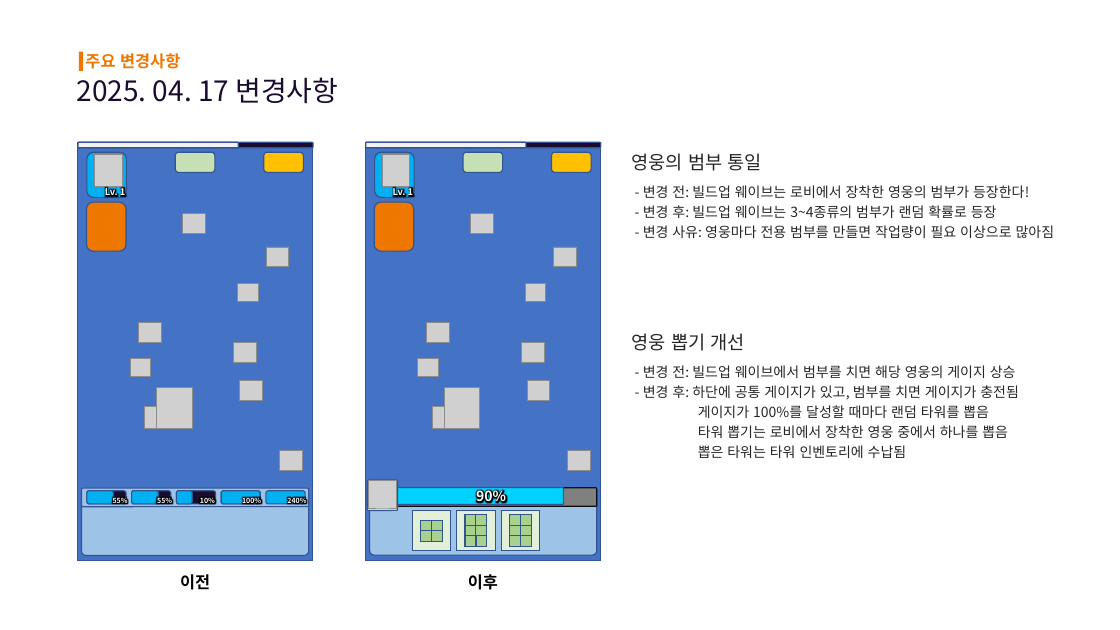
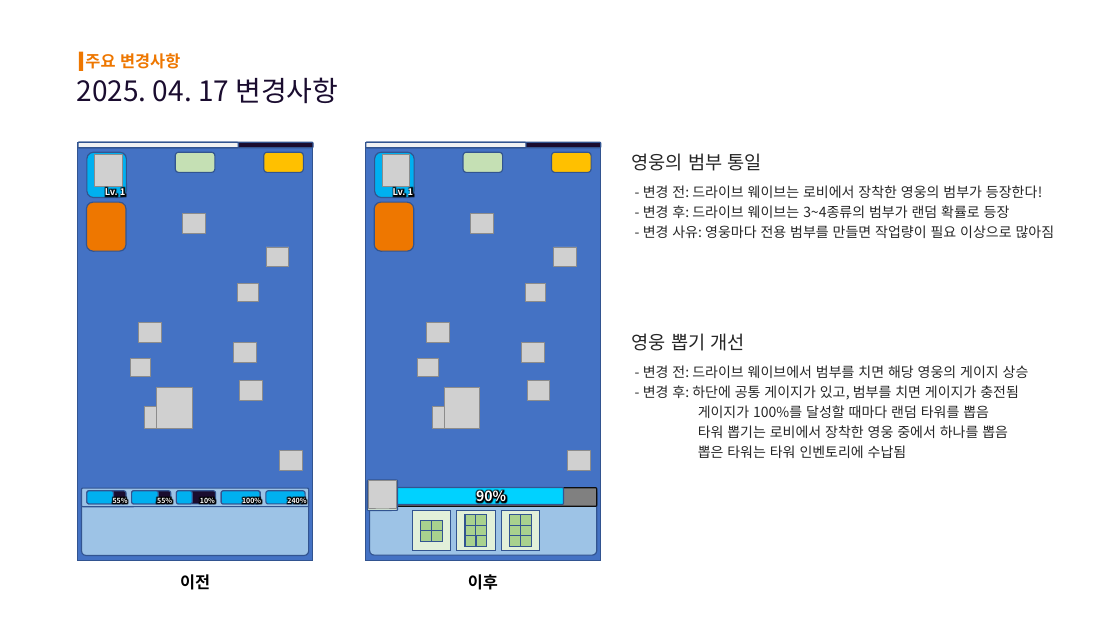
Before and after one commit to scorchLand/kci, a slide deck: slide 2 of 기획서/트럭 문서.pptx. Drawn at 1120x630 pixels with LibreOffice and Linux fonts; fonts in the diff are those of the drawing; grey boxes stand for pictures; background and template pictures are left out. Boxes give left, top, right and bottom in pixels: in the first picture for what was removed or moved away, otherwise in the second. Text is boxed around its words. In the diff, an @@ line names an element or a change of style, - is before the commit and + after.

```diff
--- a/기획서/트럭 문서.pptx
+++ b/기획서/트럭 문서.pptx
@@ text at <box>643,185,1042,218</box>: text changed @@
-- 변경 전: 빌드업 웨이브는 로비에서 장착한 영웅의 범부가 등장한다!
-- 변경 후: 빌드업 웨이브는 3~4종류의 범부가 랜덤 확률로 등장
+- 변경 전: 드라이브 웨이브는 로비에서 장착한 영웅의 범부가 등장한다!
+- 변경 후: 드라이브 웨이브는 3~4종류의 범부가 랜덤 확률로 등장
@@ text at <box>643,365,1029,378</box>: text changed @@
-- 변경 전: 빌드업 웨이브에서 범부를 치면 해당 영웅의 게이지 상승
+- 변경 전: 드라이브 웨이브에서 범부를 치면 해당 영웅의 게이지 상승
```
Also in this commit, not shown: 17 other slides changed, 12 other files.
